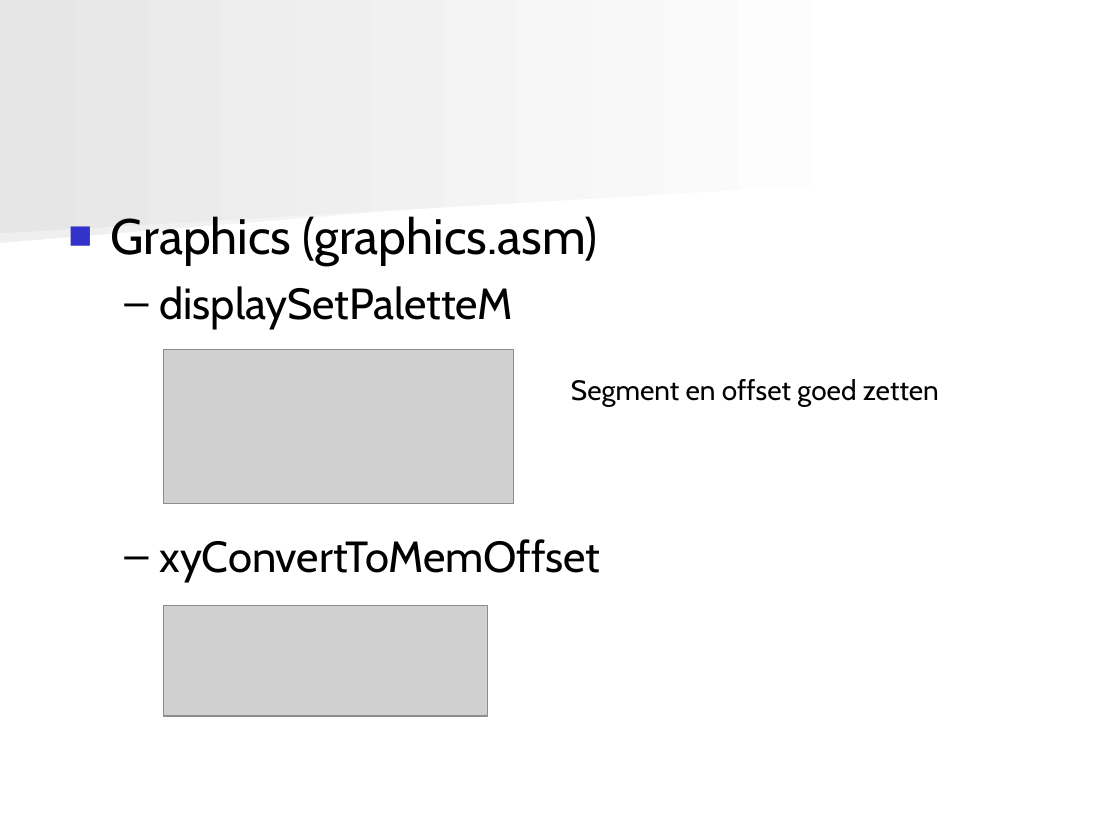
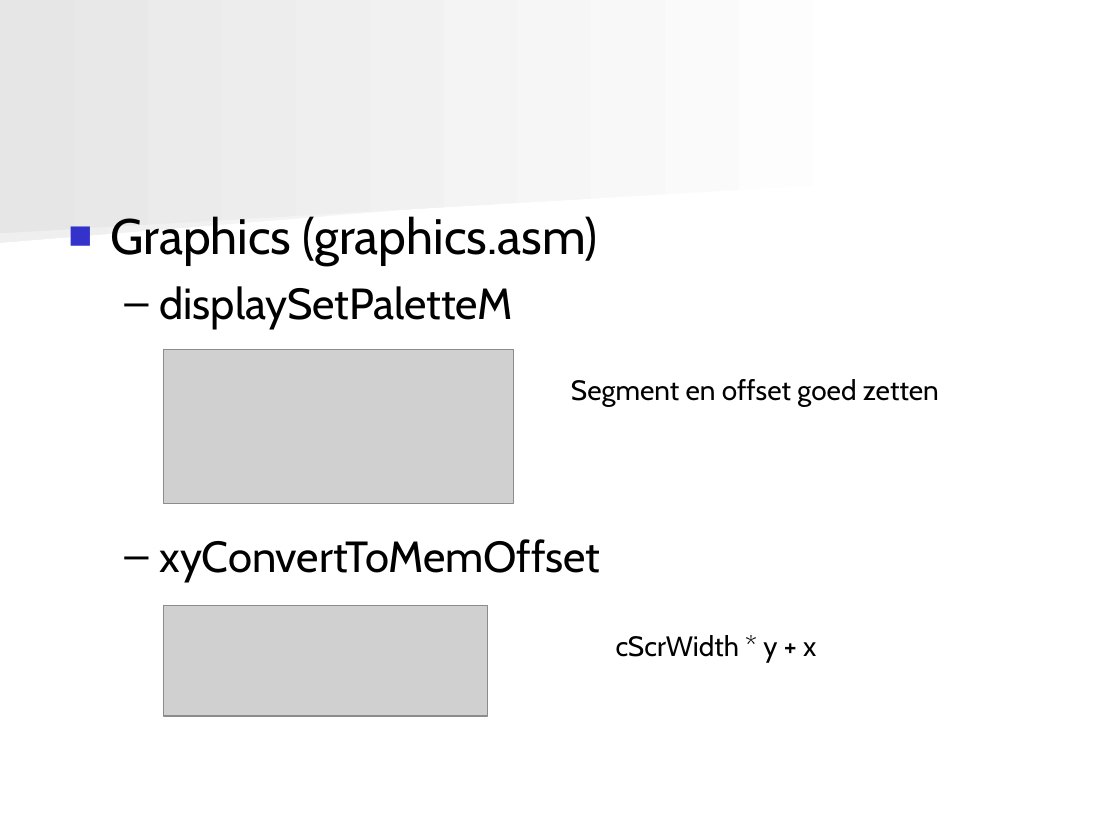
Before and after one commit to angryzor/space_invaders_8086, a slide deck: slide 12 of Presentatie.ppt. Drawn at 1120x840 pixels with LibreOffice and Linux fonts; fonts in the diff are those of the drawing; grey boxes stand for pictures. Boxes give left, top, right and bottom in pixels: in the first picture for what was removed or moved away, otherwise in the second. Text is boxed around its words. In the diff, an @@ line names an element or a change of style, - is before the commit and + after.

```diff
--- a/Presentatie.ppt
+++ b/Presentatie.ppt
@@ text added at [616, 635, 816, 663], 18 pt, text #000000 @@
+cScrWidth * y + x
```
Also in this commit, not shown: 1 other slide changed, 4 other files.
